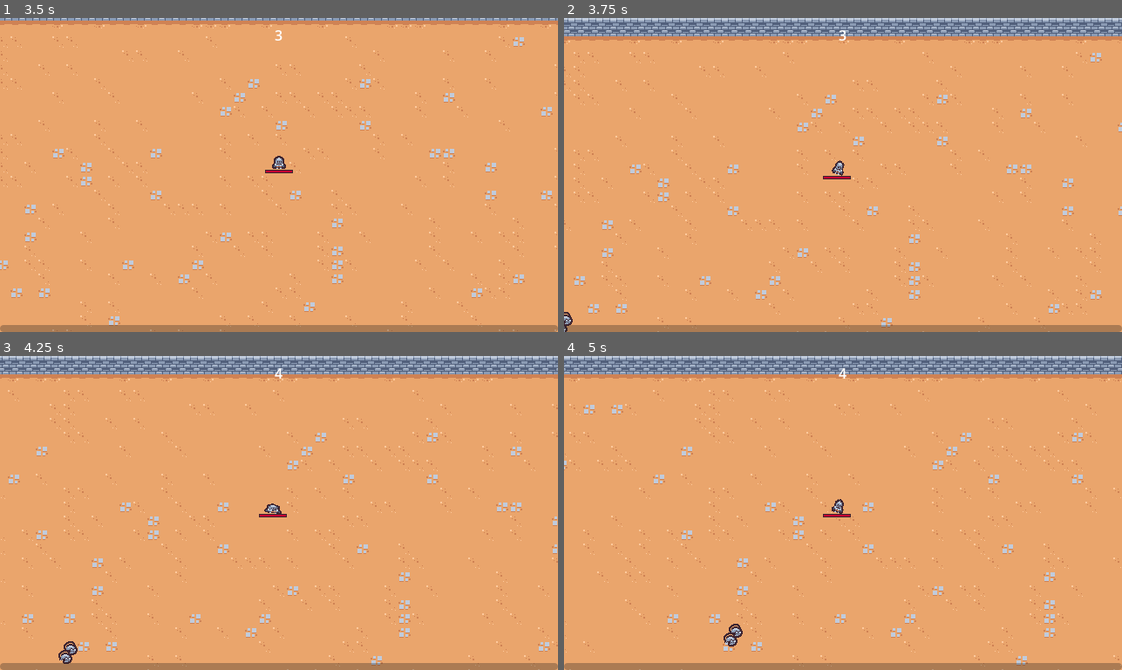
Above: before the commit, frames 1-4 (two rows, left to right).
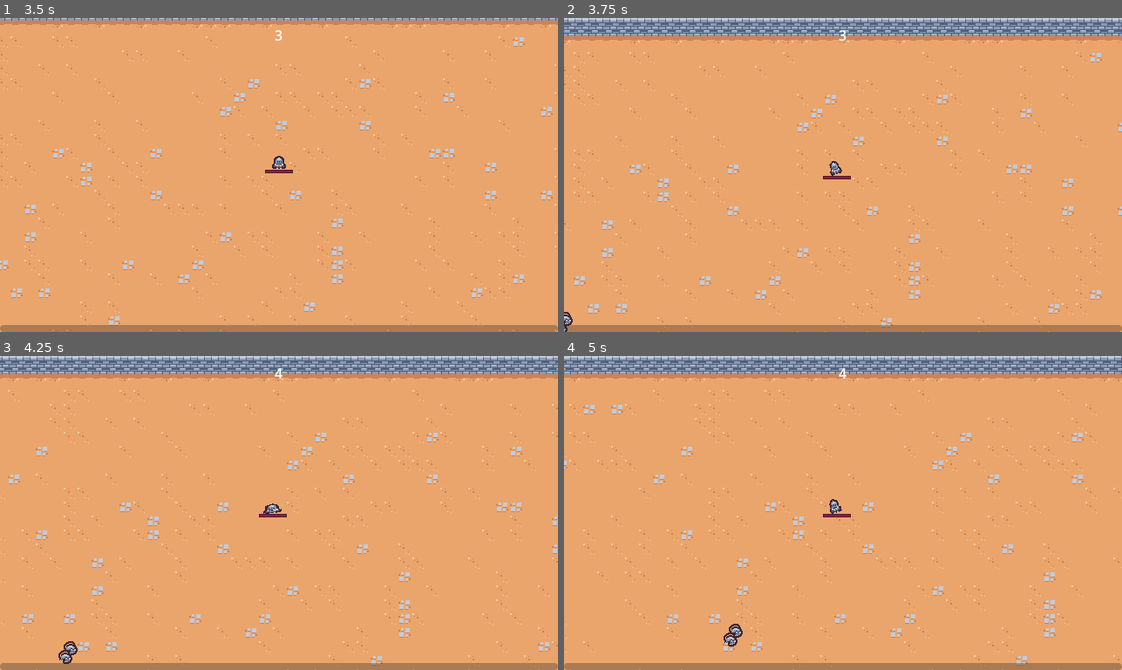
Above: after the commit, the same moments.

Repository: SugarF0x/2D-survivor-course
Game: Godot game, scene res://scenes/main/main.tscn
The game is run twice, just before and just after one commit, with the same random seed, the same clock (stepped at 60 frames per second) and the same inputs.
Inputs (mouse positions are in pixels of both pictures, inside the frame that each line leads up to):
- Up to frame 1 (3.5 s): move the mouse to (401, 159) at 0.52 s; press the mouse at (401, 159) at 0.53 s; hold D (move_right) 0.53-1.28 s; move the mouse to (167, 190) at 1.27 s; release the mouse at (167, 190) at 1.28 s; hold S (move_down) 1.28-2.03 s; click (167, 190) at 1.35 s; move the mouse to (334, 105) at 2.02 s; press the mouse at (334, 105) at 2.03 s; hold D (move_right) 2.03-2.78 s; move the mouse to (251, 237) at 2.77 s; release the mouse at (251, 237) at 2.78 s; hold W (move_up) from 2.78 s (still down); click (251, 237) at 2.85 s
- Up to frame 2 (3.75 s): move the mouse to (1010, 222) at 3.52 s; release W (move_up) at 3.53 s; press the mouse at (1010, 222) at 3.53 s; hold A (move_left) from 3.53 s (still down)
- Up to frame 3 (4.25 s): keep holding A (move_left)
- Up to frame 4 (5 s): keep holding A (move_left); move the mouse to (675, 465) at 4.27 s; release the mouse at (675, 465) at 4.28 s; click (675, 465) at 4.35 s

Frame 1 is identical in both runs. In frame 2, less than 0.1% of the frame differs, in the area x 47-51%, y 45-51%; in frame 3, less than 0.1%; in frame 4, less than 0.1%.

Commit message:
add visuals directional rotation

Diff:
--- a/scenes/game_object/player/player.gd
+++ b/scenes/game_object/player/player.gd
@@ -8,6 +8,7 @@
 @onready var health_component = %HealthComponent as HealthComponent
 @onready var health_bar = %HealthBar as ProgressBar
 @onready var abilities_node = %Abilities as Node
+@onready var visuals_node = %Visuals as Node2D
 
 @onready var animation_player = $AnimationPlayer as AnimationPlayer
 
@@ -32,8 +33,10 @@
 
 	move_and_slide()
 
-	if movement_vector != Vector2.ZERO: animation_player.play('walk')
-	else: animation_player.play('RESET')
+	if movement_vector == Vector2.ZERO: animation_player.play('RESET')
+	else:
+		animation_player.play('walk')
+		visuals_node.scale.x = -1 if movement_vector.x < 0 else 1
 
 
 func update_health_display():
--- a/scenes/game_object/player/player.tscn
+++ b/scenes/game_object/player/player.tscn
@@ -12,7 +12,7 @@
 tracks/0/type = "value"
 tracks/0/imported = false
 tracks/0/enabled = true
-tracks/0/path = NodePath("Sprite2D:position")
+tracks/0/path = NodePath("Visuals/Sprite2D:position")
 tracks/0/interp = 2
 tracks/0/loop_wrap = true
 tracks/0/keys = {
@@ -24,7 +24,7 @@
 tracks/1/type = "value"
 tracks/1/imported = false
 tracks/1/enabled = true
-tracks/1/path = NodePath("Sprite2D:rotation")
+tracks/1/path = NodePath("Visuals/Sprite2D:rotation")
 tracks/1/interp = 2
 tracks/1/loop_wrap = true
 tracks/1/keys = {
@@ -36,7 +36,7 @@
 tracks/2/type = "value"
 tracks/2/imported = false
 tracks/2/enabled = true
-tracks/2/path = NodePath("Sprite2D:scale")
+tracks/2/path = NodePath("Visuals/Sprite2D:scale")
 tracks/2/interp = 2
 tracks/2/loop_wrap = true
 tracks/2/keys = {
@@ -51,7 +51,7 @@
 tracks/0/type = "value"
 tracks/0/imported = false
 tracks/0/enabled = true
-tracks/0/path = NodePath("Sprite2D:position")
+tracks/0/path = NodePath("Visuals/Sprite2D:position")
 tracks/0/interp = 1
 tracks/0/loop_wrap = true
 tracks/0/keys = {
@@ -63,7 +63,7 @@
 tracks/1/type = "value"
 tracks/1/imported = false
 tracks/1/enabled = true
-tracks/1/path = NodePath("Sprite2D:rotation")
+tracks/1/path = NodePath("Visuals/Sprite2D:rotation")
 tracks/1/interp = 1
 tracks/1/loop_wrap = true
 tracks/1/keys = {
@@ -75,7 +75,7 @@
 tracks/2/type = "value"
 tracks/2/imported = false
 tracks/2/enabled = true
-tracks/2/path = NodePath("Sprite2D:scale")
+tracks/2/path = NodePath("Visuals/Sprite2D:scale")
 tracks/2/interp = 1
 tracks/2/loop_wrap = true
 tracks/2/keys = {
@@ -134,7 +134,10 @@
 wait_time = 0.5
 one_shot = true
 
-[node name="Sprite2D" type="Sprite2D" parent="."]
+[node name="Visuals" type="Node2D" parent="."]
+unique_name_in_owner = true
+
+[node name="Sprite2D" type="Sprite2D" parent="Visuals"]
 texture = ExtResource("1_80v7p")
 offset = Vector2(2.08165e-12, -8)
 
